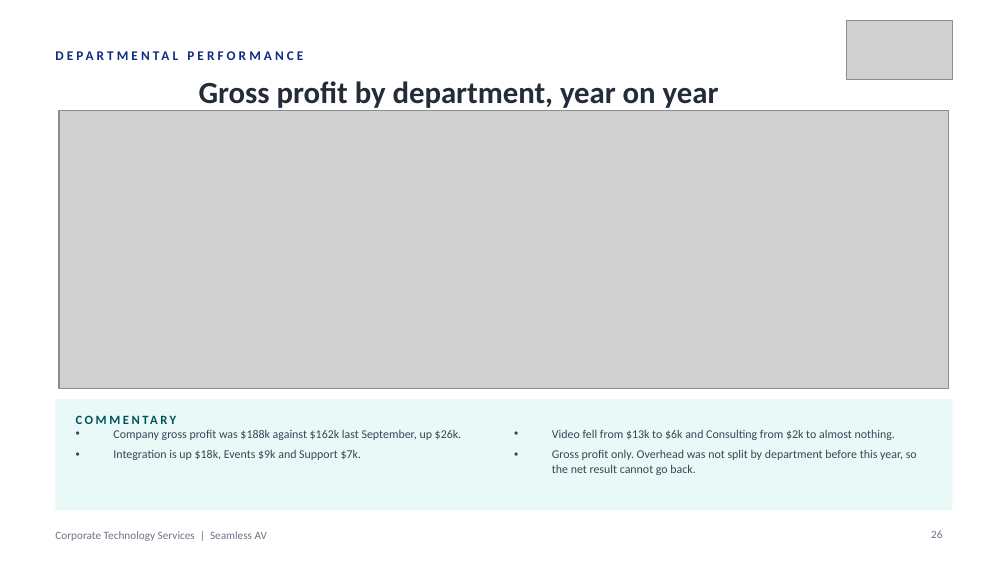
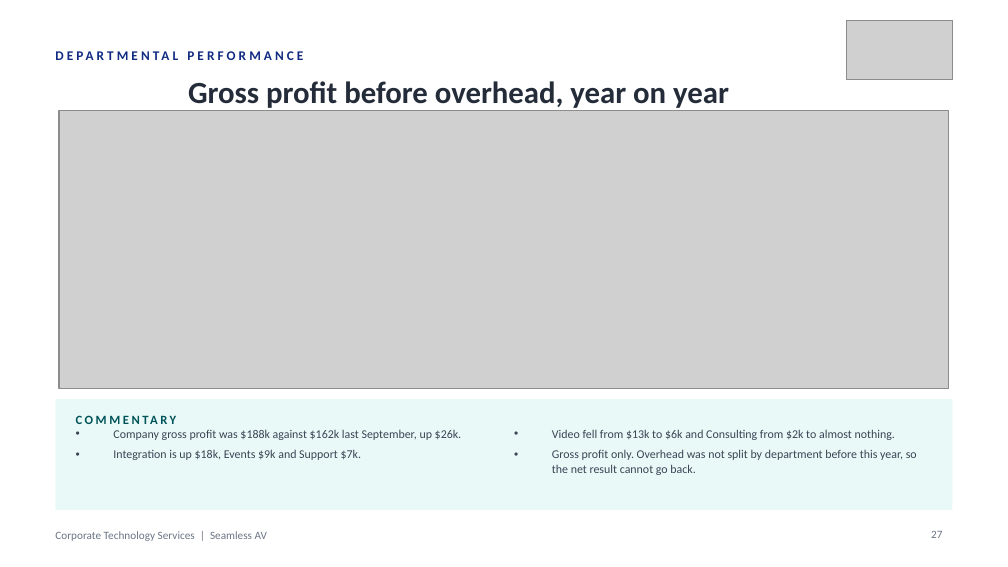
Before and after one commit to WesleyNelson-O33/Claude, a slide deck: slide 27 of deck/CTS Monthly Business Review - 30092026.pptx (slide 26 before the commit). Drawn at 1008x567 pixels with LibreOffice and Linux fonts; fonts in the diff are those of the drawing; grey boxes stand for pictures. Boxes give left, top, right and bottom in pixels: in the first picture for what was removed or moved away, otherwise in the second. Text is boxed around its words. In the diff, an @@ line names an element or a change of style, - is before the commit and + after.

```diff
--- a/deck/CTS Monthly Business Review - 30092026.pptx
+++ b/deck/CTS Monthly Business Review - 30092026.pptx
@@ text at box(188, 81, 729, 111): text changed @@
-Gross profit by department, year on year
+Gross profit before overhead, year on year
@@ page number at box(931, 531, 942, 538): text changed @@
-26
+27
```
Also in this commit, not shown: 1 slide added, 10 other files.
